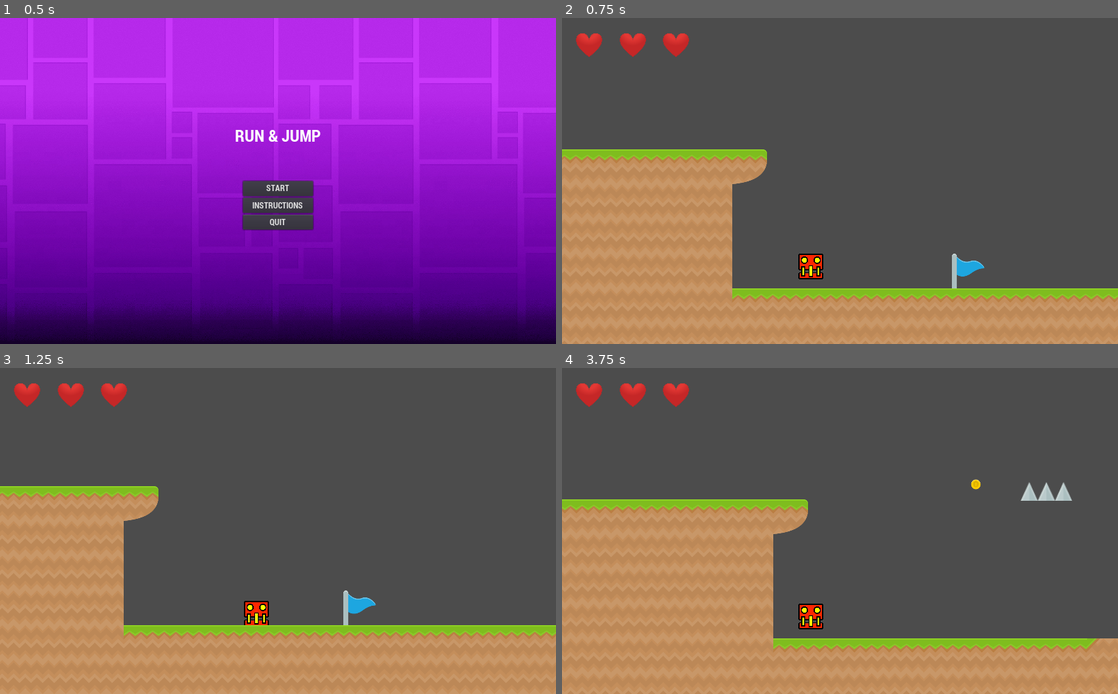
Above: before the commit, frames 1-4 (two rows, left to right).
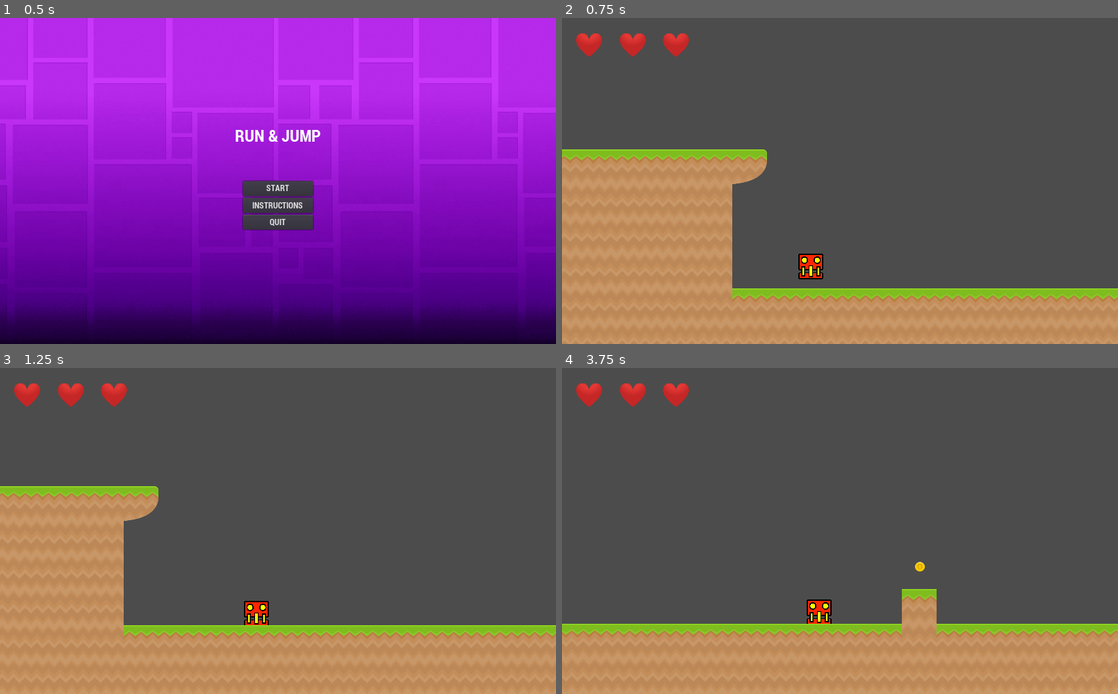
Above: after the commit, the same moments.

Repository: BianchiniMaxi/Programacion-de-Videojuegos-3--Bianchini-Maxi
Game: Godot game, scene res://Scenes/Menu.tscn
Two runs of this game, one before a commit and one after it. Both use one fixed random seed, a clock stepped at 60 frames per second and the inputs below.
Inputs (mouse positions are in pixels of both pictures, inside the frame that each line leads up to):
- Up to frame 1 (0.5 s): no input
- Up to frame 2 (0.75 s): click "START" at 0.5 s
- Up to frame 3 (1.25 s): no input
- Up to frame 4 (3.75 s): click (840, 615) at 2 s, where only the run before the commit has a clickable "SIGUIENTE NIVEL"; click (840, 615) at 3.5 s, where only the run before the commit has a clickable "SIGUIENTE NIVEL"

Frame 1 is identical in both runs. In frame 2, 0.3% of the frame differs, in the area x 70-76%, y 72-83%; in frame 3, 0.3%; in frame 4, 22%, in the area x 0-100%, y 34-87%.

Commit message:
Update Nivel 1.tscn

Diff:
--- a/MyProyectGodot/Scenes/Nivel 1.tscn
+++ b/MyProyectGodot/Scenes/Nivel 1.tscn
@@ -472,7 +472,7 @@
 }
 
 [node name="Bandera Final" type="Area2D" parent="."]
-position = Vector2( 1000, -63 )
+position = Vector2( 14000, -63 )
 
 [node name="Sprite" type="Sprite" parent="Bandera Final"]
 texture = ExtResource( 9 )
